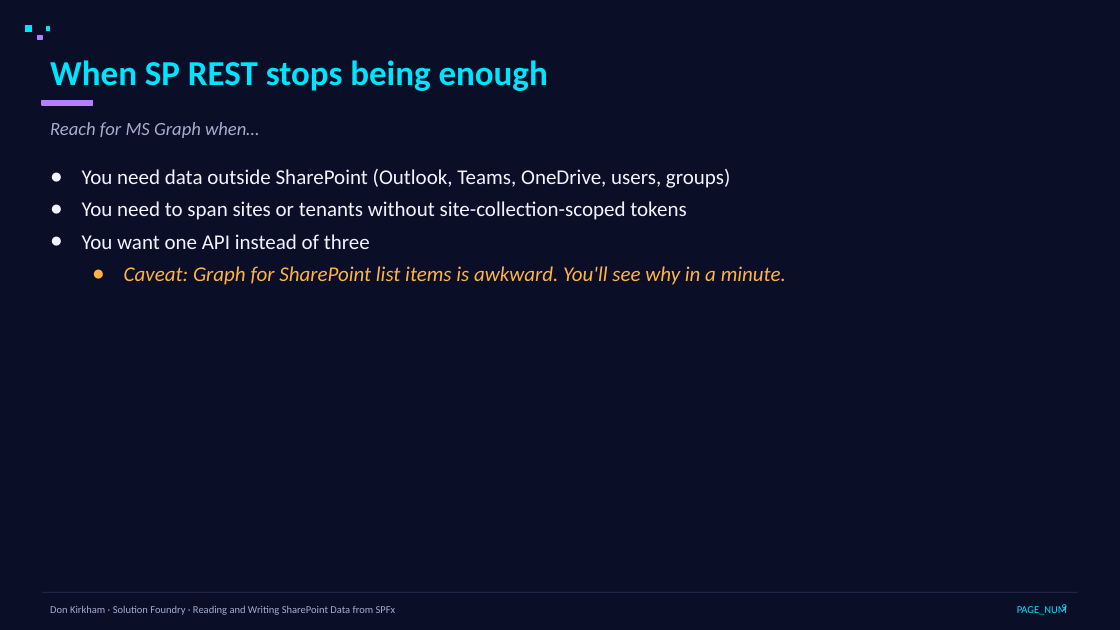
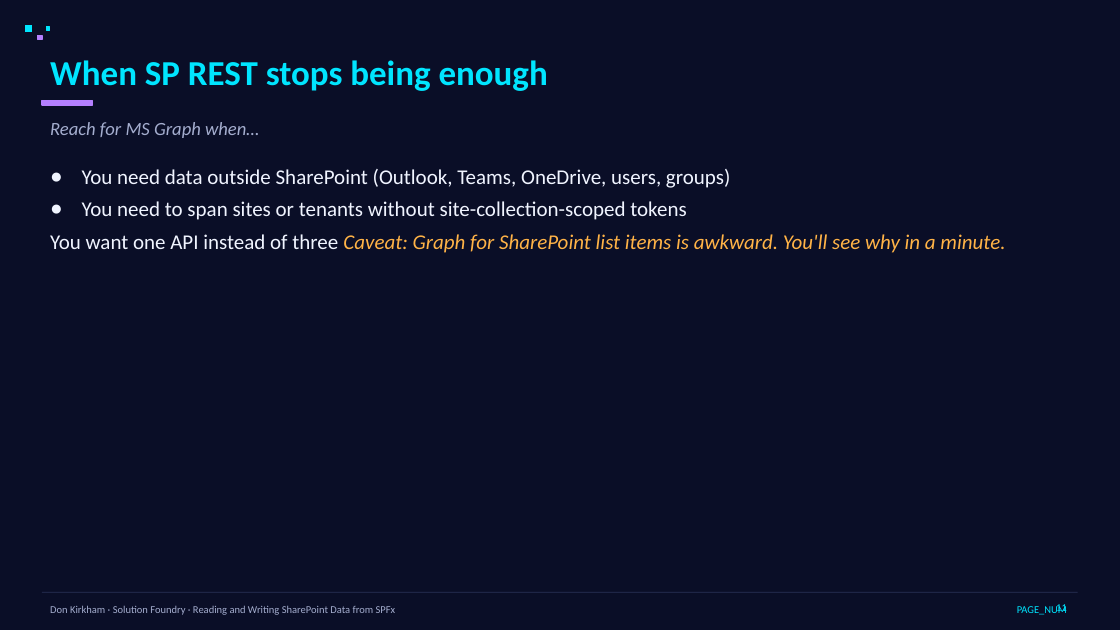
Before and after one commit to DonKirkham/dataDemo, a slide deck: slide 11 of presentation/data-access-spfx.pptx (slide 9 before the commit). Drawn at 1120x630 pixels with LibreOffice and Linux fonts; fonts in the diff are those of the drawing. Boxes give left, top, right and bottom in pixels: in the first picture for what was removed or moved away, otherwise in the second. Text is boxed around its words. In the diff, an @@ line names an element or a change of style, - is before the commit and + after.

```diff
--- a/presentation/data-access-spfx.pptx
+++ b/presentation/data-access-spfx.pptx
@@ text at [50,234,1005,253]: text changed @@
-● You want one API instead of three
-  ● Caveat: Graph for SharePoint list items is awkward. You'll see why in a minute.
+● You want one API instead of three Caveat: Graph for SharePoint list items is awkward. You'll see why in a minute.
@@ page number at [1056,604,1067,613]: text changed @@
-9
+11
```
Also in this commit, not shown: 19 other slides changed, 6 slides added, 2 other files.
